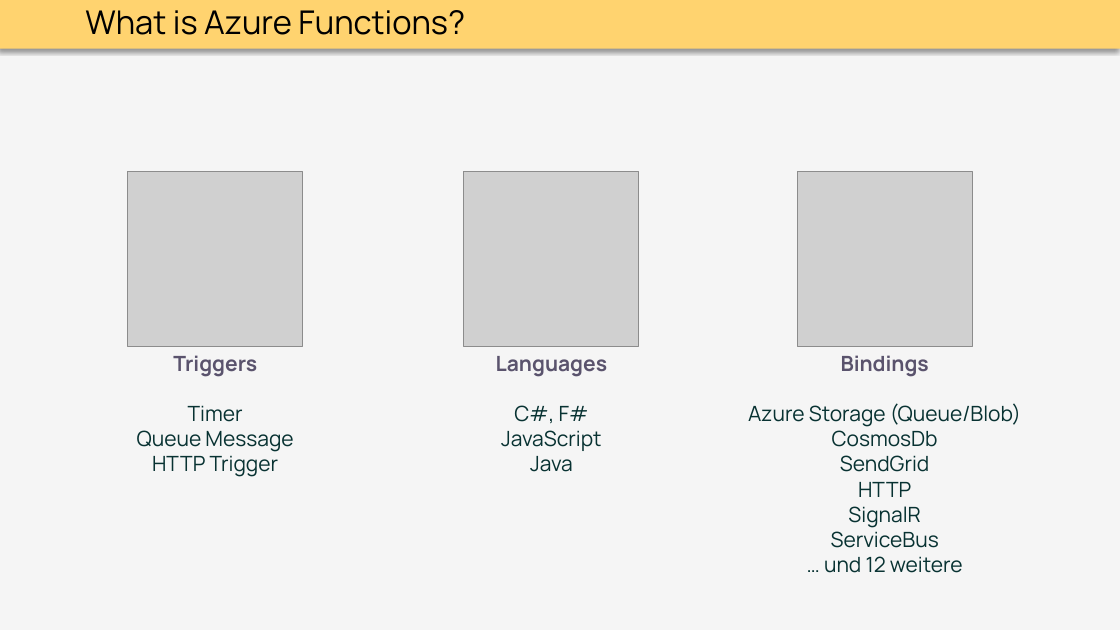
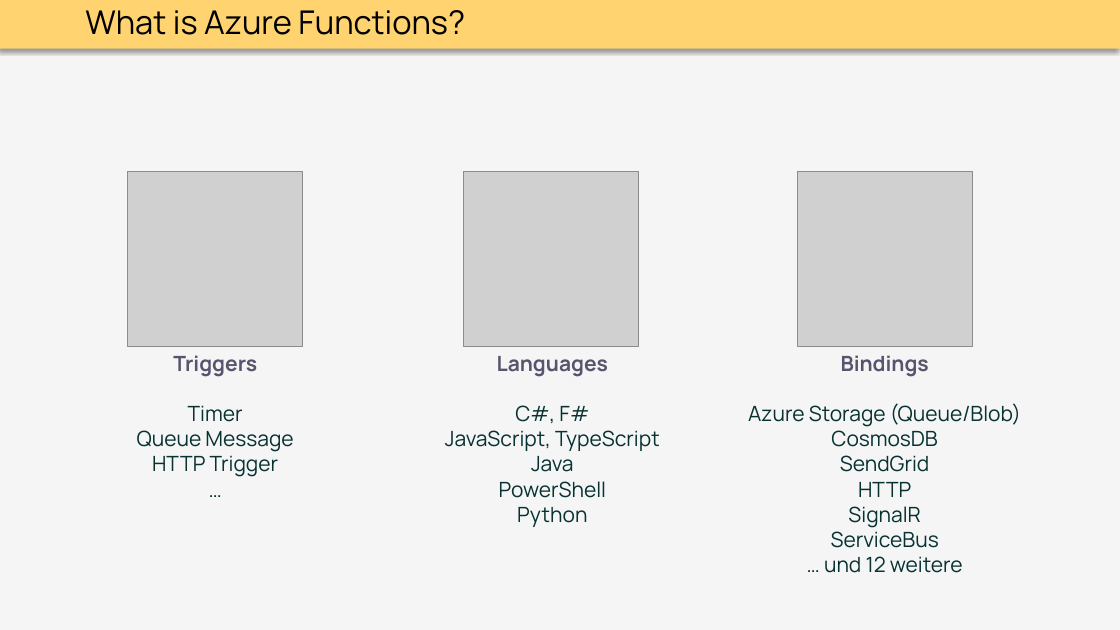
Before and after one commit to thoemmi/DurableFunctionsMeetupRosenheim, a slide deck: slide 7 of slides/Durable_Functions.pptx. Drawn at 1120x630 pixels with LibreOffice and Linux fonts; fonts in the diff are those of the drawing; grey boxes stand for pictures. Boxes give left, top, right and bottom in pixels: in the first picture for what was removed or moved away, otherwise in the second. Text is boxed around its words. In the diff, an @@ line names an element or a change of style, - is before the commit and + after.

Commit message:
fixed typos

```diff
--- a/slides/Durable_Functions.pptx
+++ b/slides/Durable_Functions.pptx
@@ text at (x1=137, y1=355, x2=293, y2=477): paragraph added @@
+…
@@ text "Languages C#, F#" moved from (x1=496, y1=356, x2=607, y2=472) to (x1=445, y1=356, x2=660, y2=527) @@
@@ text at (x1=445, y1=430, x2=660, y2=527): text changed @@
-JavaScript
-Java
+JavaScript, TypeScript
+Java
+PowerShell
+Python
@@ text at (x1=831, y1=426, x2=937, y2=447): text changed @@
-CosmosDb
+CosmosDB
```
Also in this commit, not shown: 4 other slides changed.
